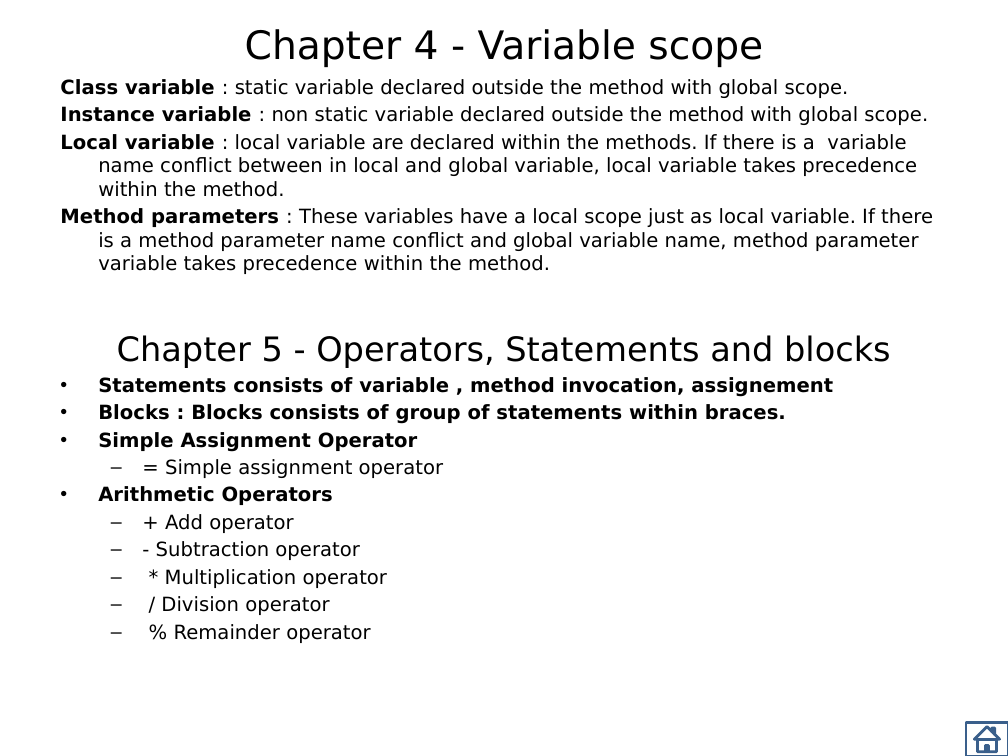
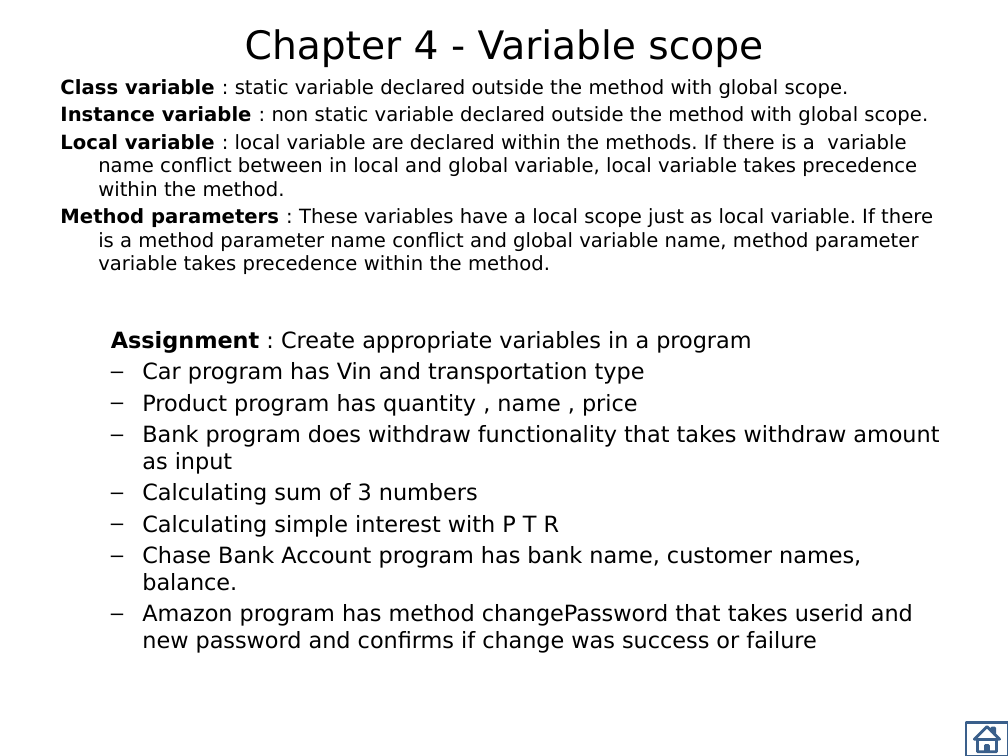
Before and after one commit to thinkcodegravity/dec24java, a slide deck: slide 23 of Java_st.pptx (slide 22 before the commit). Drawn at 1008x756 pixels with LibreOffice and Linux fonts; fonts in the diff are those of the drawing. Boxes give left, top, right and bottom in pixels: in the first picture for what was removed or moved away, otherwise in the second. Text is boxed around its words. In the diff, an @@ line names an element or a change of style, - is before the commit and + after.

Commit message:
references and method call

```diff
--- a/Java_st.pptx
+++ b/Java_st.pptx
@@ text at (111, 331, 939, 653): text changed; size 14 to 16 pt @@
-Chapter 5 - Operators, Statements and blocks
-• Statements consists of variable , method invocation, assignement
-• Blocks : Blocks consists of group of statements within braces.
-• Simple Assignment Operator
-  – = Simple assignment operator
-• Arithmetic Operators
-  – + Add operator
-  – - Subtraction operator
-  – * Multiplication operator
-  – / Division operator
-  – % Remainder operator
+  Assignment : Create appropriate variables in a program
+  – Car program has Vin and transportation type
+  – Product program has quantity , name , price
+  – Bank program does withdraw functionality that takes withdraw amount as input
+  – Calculating sum of 3 numbers
+  – Calculating simple interest with P T R
+  – Chase Bank Account program has bank name, customer names, balance.
+  – Amazon program has method changePassword that takes userid and new password and confirms if change was success or failure
```
Also in this commit, not shown: 2 slides added, 9 other files.
